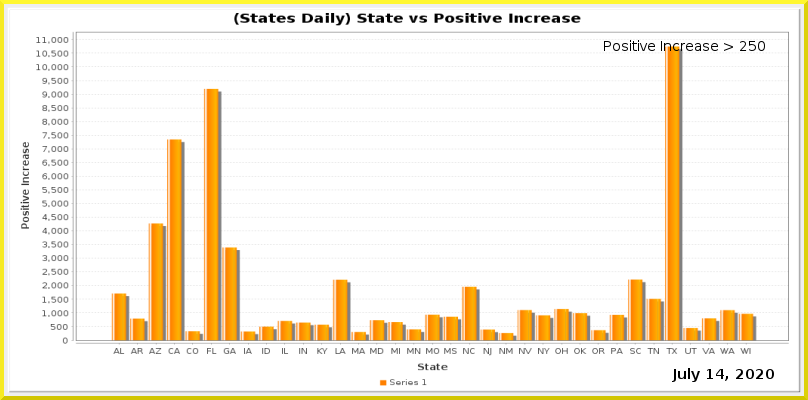
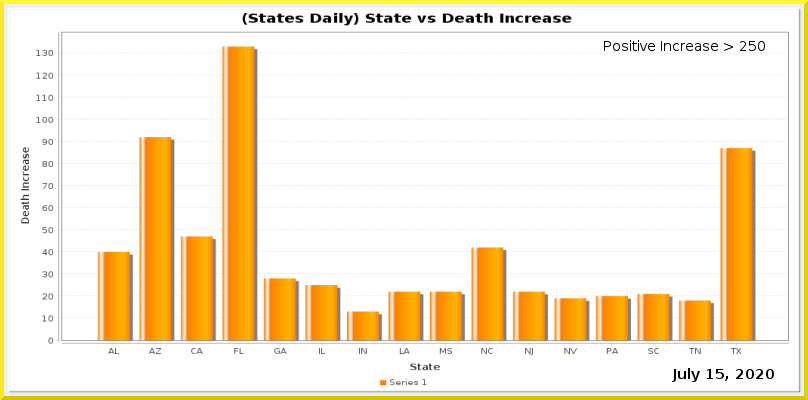
Layers edited between the first and the second (808, 400) image:
painted on "Current Date" over [716, 369, 724, 379]
painted on "Date_vs_TestIncrease.png" over [20, 12, 789, 371]
